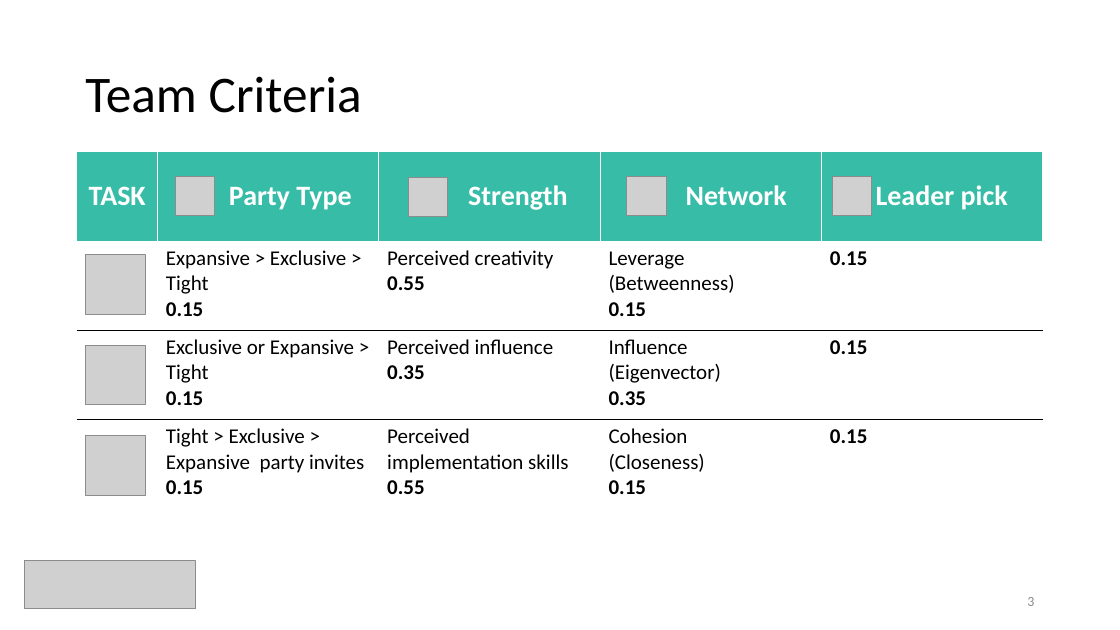
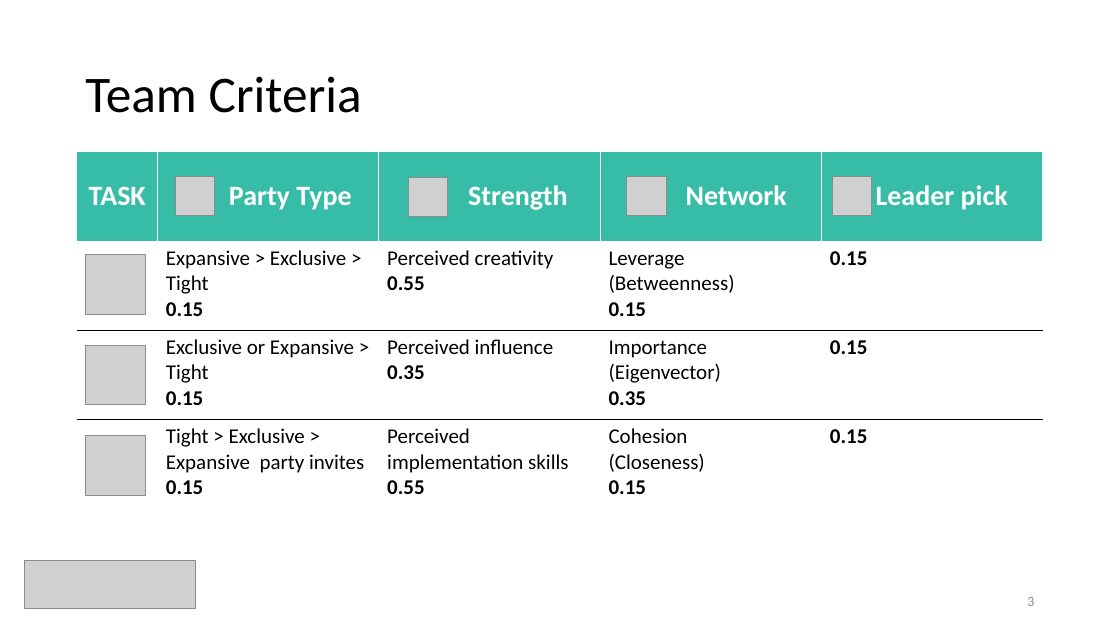
Before and after one commit to ceciliacheungns/Analytics_In_Business, a slide deck: slide 4 of Presentation.pptx. Drawn at 1120x630 pixels with LibreOffice and Linux fonts; fonts in the diff are those of the drawing; grey boxes stand for pictures. Boxes give left, top, right and bottom in pixels: in the first picture for what was removed or moved away, otherwise in the second. Text is boxed around its words. In the diff, an @@ line names an element or a change of style, - is before the commit and + after.

```diff
--- a/Presentation.pptx
+++ b/Presentation.pptx
@@ table at box(77, 151, 1045, 528) @@
-row 3, column 4: Influence / (Eigenvector) / 0.35
+row 3, column 4: Importance / (Eigenvector) / 0.35
```
Also in this commit, not shown: 4 other slides changed.
